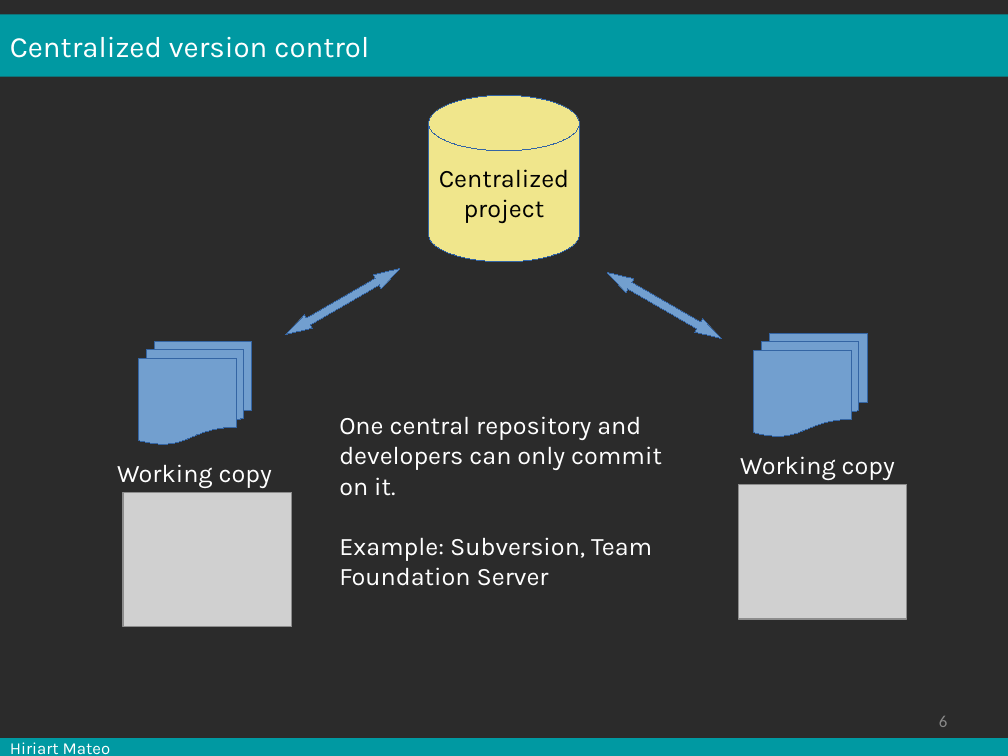
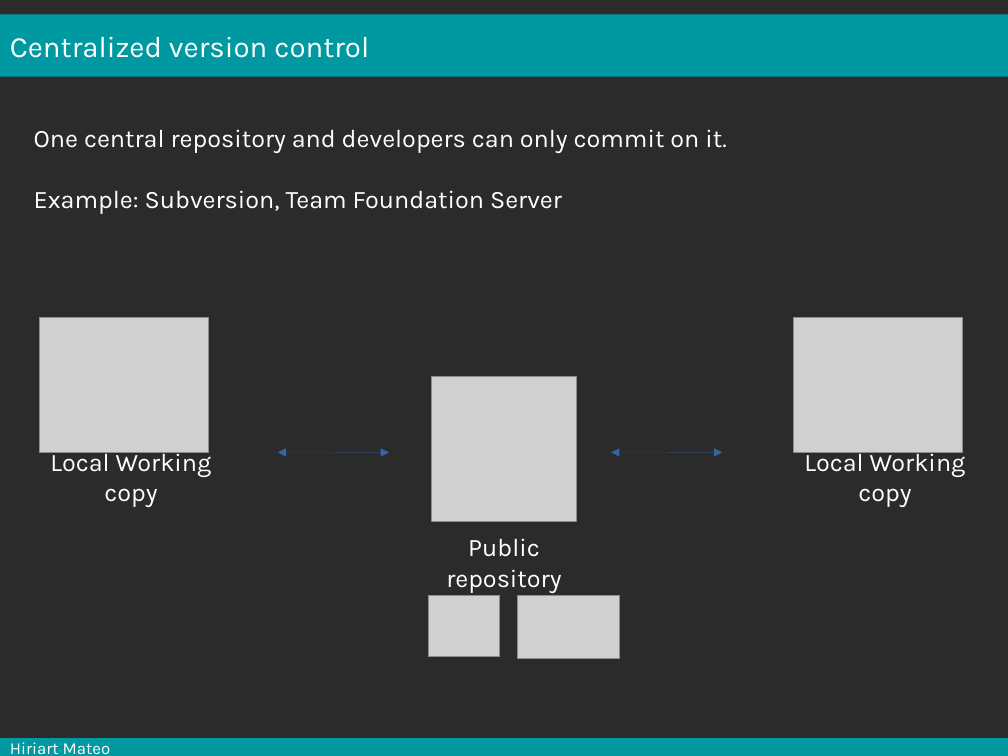
Before and after one commit to mesocentre-clermont-auvergne/formation_fair, a slide deck: slide 6 of fair_versionnage/versionnage_cours/cours.odp. Drawn at 1008x756 pixels with LibreOffice and Linux fonts; fonts in the diff are those of the drawing; grey boxes stand for pictures; background and template pictures are left out; a plain dark background stands for a picture behind light text. Boxes give left, top, right and bottom in pixels: in the first picture for what was removed or moved away, otherwise in the second. Text is boxed around its words. In the diff, an @@ line names an element or a change of style, - is before the commit and + after.

```diff
--- a/fair_versionnage/versionnage_cours/cours.odp
+++ b/fair_versionnage/versionnage_cours/cours.odp
@@ text "One central repository and developers ...": place and size @@
-text "One central repository and developers ..." at <box>339,416,662,586</box>
+text "One central repository and developers ..." at <box>34,129,726,214</box>
@@ cylinder removed at <box>428,95,580,261</box> @@
-Centralized project
@@ text at <box>34,129,726,153</box>: alignment left to justified @@
@@ left right arrow removed at <box>282,261,404,341</box> @@
@@ left right arrow removed at <box>604,265,726,345</box> @@
@@ picture: place and size @@
-picture at <box>123,492,291,627</box>
+picture at <box>39,318,208,453</box>
@@ picture: place and size @@
-picture at <box>738,484,906,619</box>
+picture at <box>793,318,962,453</box>
@@ flow chart multidocument removed at <box>139,342,252,445</box> @@
@@ flow chart multidocument removed at <box>754,334,867,436</box> @@
@@ picture added at <box>431,377,576,521</box> @@
@@ text at <box>50,449,212,507</box>: text changed @@
-Working copy
+Local Working copy
@@ text at <box>804,449,966,507</box>: text changed @@
-Working copy
+Local Working copy
@@ double arrow added from (278, 453) to (389, 453), #3465A4 0 pt @@
@@ double arrow added from (611, 453) to (723, 453), #3465A4 0 pt @@
@@ text added at <box>446,538,561,593</box>, 18 pt, text #FFFFFF @@
+Public repository
@@ picture added at <box>428,596,500,657</box> @@
@@ picture added at <box>517,596,619,659</box> @@
@@ page number rewrapped from <box>939,716,947,727</box> to <box>944,674,1008,715</box> @@
```
Also in this commit, not shown: 30 other slides changed, 3 slides added, 3 slides removed, 2 other files.
